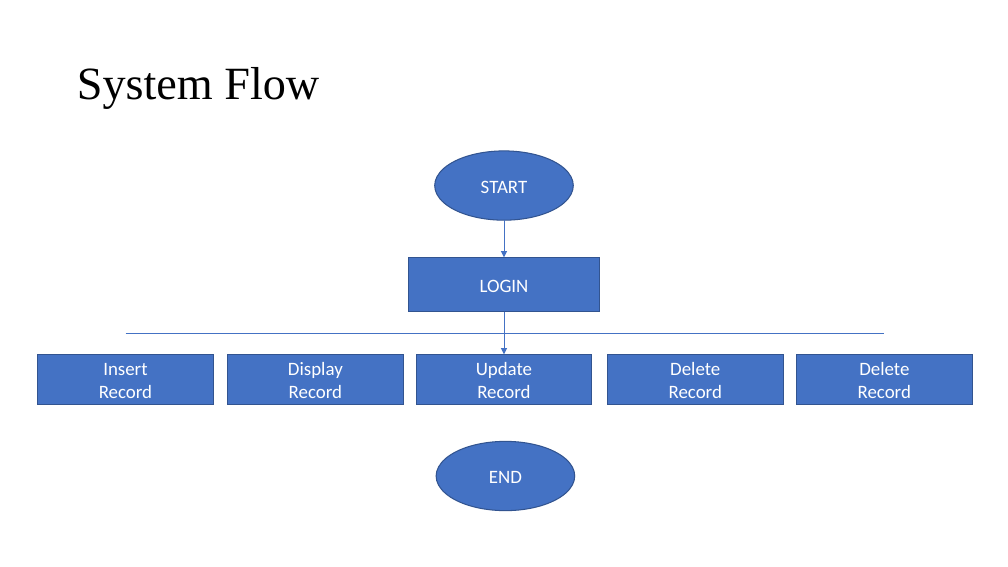
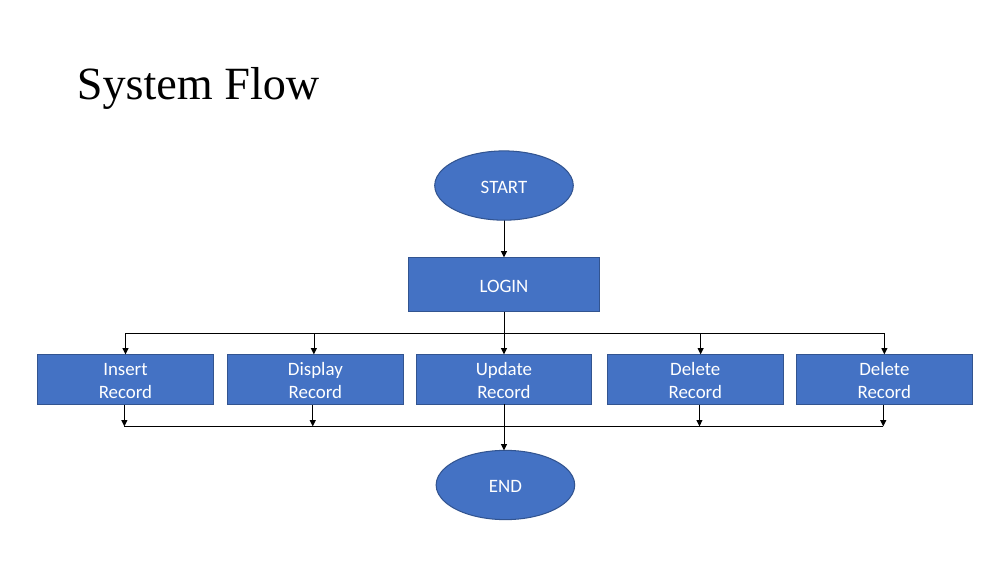
Before and after one commit to Andipstha/theFusion-Project-I, a slide deck: slide 5 of Documentation/LBMS_Presentation.pptx. Drawn at 1008x567 pixels with LibreOffice and Linux fonts; fonts in the diff are those of the drawing. Boxes give left, top, right and bottom in pixels: in the first picture for what was removed or moved away, otherwise in the second. Text is boxed around its words. In the diff, an @@ line names an element or a change of style, - is before the commit and + after.

```diff
--- a/Documentation/LBMS_Presentation.pptx
+++ b/Documentation/LBMS_Presentation.pptx
@@ arrow (504, 220) - (504, 257): stroke #4472C4 0.5 pt to #000000 0.5 pt @@
@@ arrow (504, 312) - (504, 355): stroke #4472C4 0.5 pt to #000000 0.5 pt @@
@@ line (126, 333) - (885, 333): stroke #4472C4 0.5 pt to #000000 0.5 pt @@
@@ group added at (124, 333, 885, 451): 9 arrows, 1 line @@
@@ ellipse "END": place and size @@
-ellipse "END" at (436, 442, 575, 511)
+ellipse "END" at (436, 451, 575, 520)
```
Also in this commit, not shown: 3 other files.
